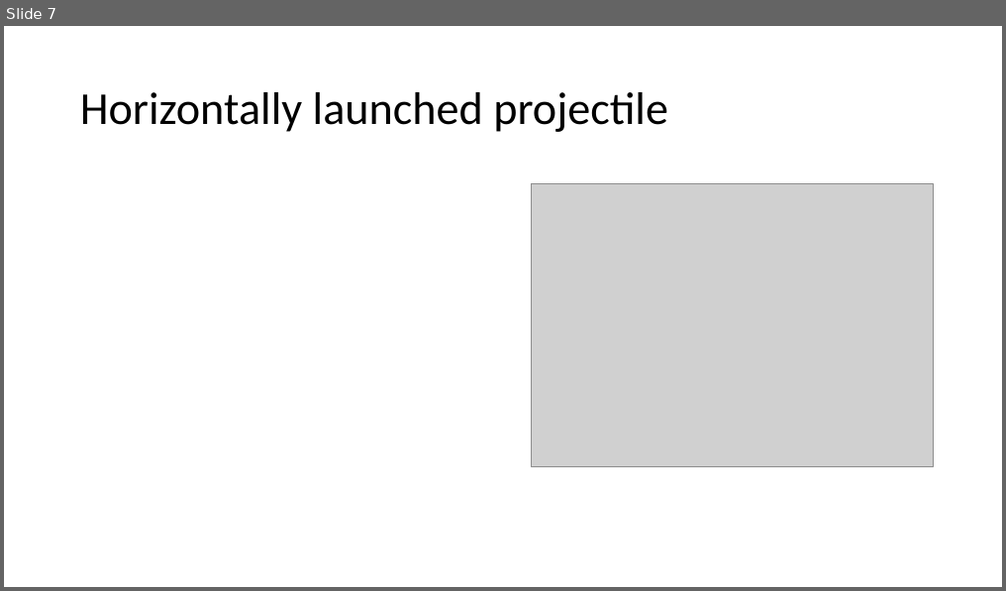
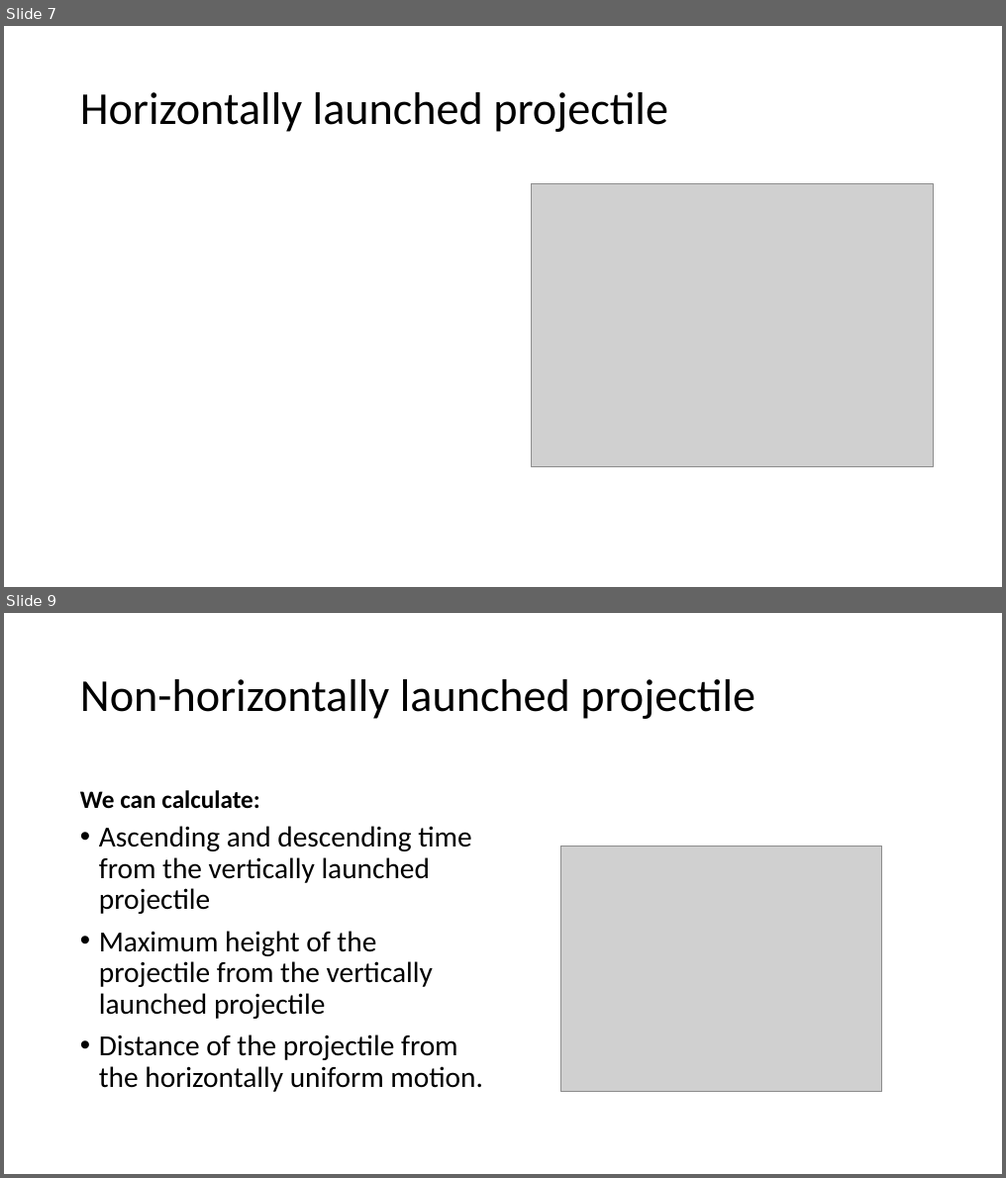
Before and after one commit to acsabai/acsabai.github.io, a slide deck: classes/Physics9ab/downloads/Projectiles.pptx. Shown one above the other, each under a label of ours: slide 7 before the commit, slides 7 and 9 after it; the slides between them are not shown. The pictures are 1006x591 and 1006x1178 pixels, drawn with LibreOffice and Linux fonts; fonts in the diff are those of the drawing; grey boxes stand for pictures. Boxes give left, top, right and bottom in pixels: in the first picture for what was removed or moved away, otherwise in the second. Text is boxed around its words. In the diff, an @@ line names an element or a change of style, - is before the commit and + after.

Commit message:
Projectiles

```diff
--- a/classes/Physics9ab/downloads/Projectiles.pptx
+++ b/classes/Physics9ab/downloads/Projectiles.pptx
@@ slide 9 added at [4,613,1002,1174], background #FFFFFF @@
@@ title added at [80,679,755,719], 44 pt, text #000000 @@
+Non-horizontally launched projectile
@@ text added at [80,790,259,809], 24 pt, text #000000, bold @@
+We can calculate:
@@ text added at [99,826,483,1092], 28 pt, text #000000 @@
+• Ascending and descending time from the vertically launched projectile
+• Maximum height of the projectile from the vertically launched projectile
+• Distance of the projectile from the horizontally uniform motion.
@@ picture added at [561,846,882,1092] @@
```
Also in this commit, not shown: 2 other slides added.
